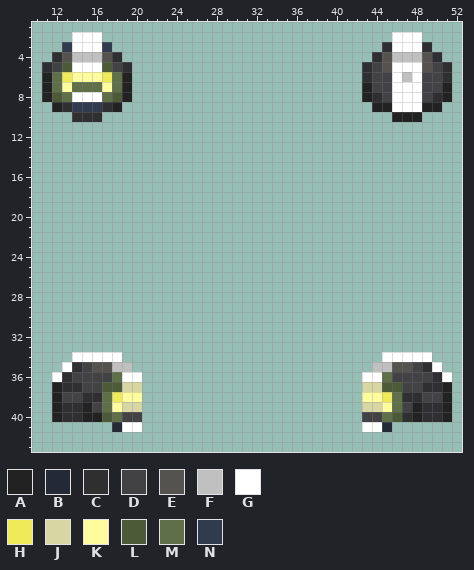
Two states of a pixel-art sprite, Resources/Textures/_RedEclipse/Clothing/Head/Hardsuits/greytide-judge.rsi/on-equipped-HELMET.png. The picture above is the old version.
The file is 64x64 pixels. Shown: x 10..52, y 1..43.
Palette (. is transparent): A #222222  B #232a35  C #2f2e31  D #424144  E #545350  F #c0c0c0  G #ffffff  H #efea57  J #d8d6a3  K #fffc9e  L #4c5a38  M #5f6f48  N #313b4e
Pixels before, first column x 11:
 2 ...GGG.............................GGG...
 3 ..NGGGN...........................CGGGC..
 4 .CEFFFEC.........................CEFFFEC.
 5 CDLGGGLDC.......................CDEGGGEDC
 6 AMHKKKHMA.......................CDDGFGDDC
 7 AMKMMMKMA.......................ADDGGGDDA
 8 ALMGGGMLA.......................ACDGGGDCA
 9 .ACNNNCA.........................AAGGGAA.
10 ...CCC.............................AAA...
11 .........................................
12 .........................................
13 .........................................
14 .........................................
15 .........................................
16 .........................................
17 .........................................
18 .........................................
19 .........................................
20 .........................................
21 .........................................
22 .........................................
23 .........................................
24 .........................................
25 .........................................
26 .........................................
27 .........................................
28 .........................................
29 .........................................
30 .........................................
31 .........................................
32 .........................................
33 .........................................
34 ...GGGGG..........................GGGGG..
35 ..GCDEEFF........................FFEEDCG.
36 .GCDDDDMGG......................GGMDDDDCG
37 .ACCDDLLJJ......................JJLLDDCCA
38 .ADDCCMHKK......................KKHMCCDDA
39 .ACCADMKJJ......................JJKMDACCA
40 .ACCAALMDD......................DDMLCACCA
41 .......BGG......................GGB......
After the commit:
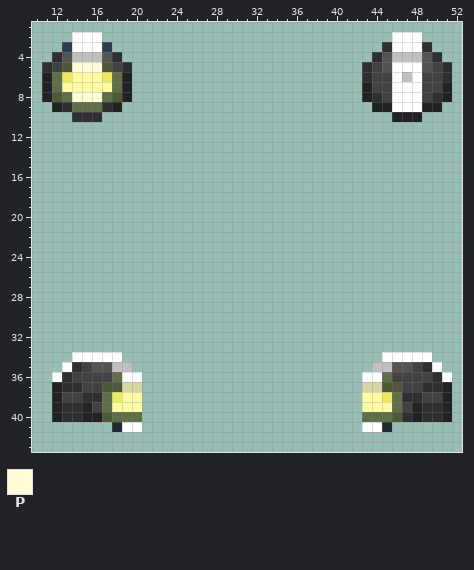
Colours new in this view: P #fffed6
Difference:
Changed rows in their new state; - is an unchanged pixel.
first column x 14:
 5 PPP
 7 KKK
 8 PPP
 9 MMM
first column x 19:
39 KK----------------------KK
40 MM----------------------MM
Boxes around the changes in both pictures, in picture pixels (x1, y1, x2, y2):
changed: (72, 62, 102, 112)
changed: (122, 402, 142, 422)
changed: (362, 402, 382, 422)
